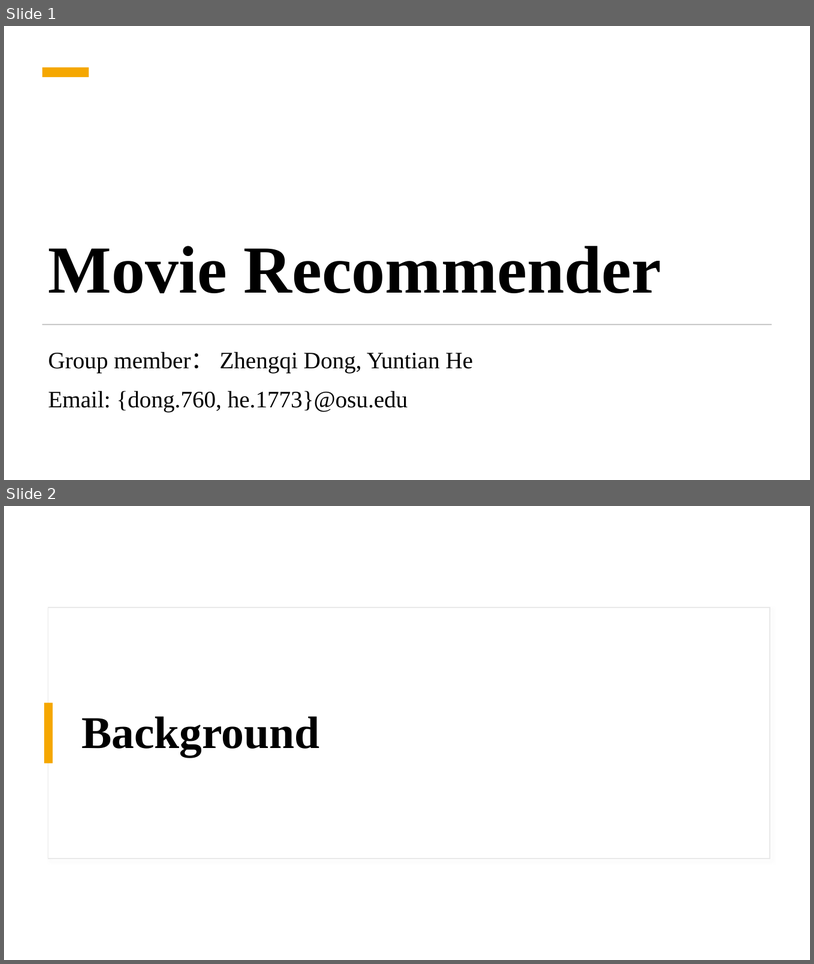
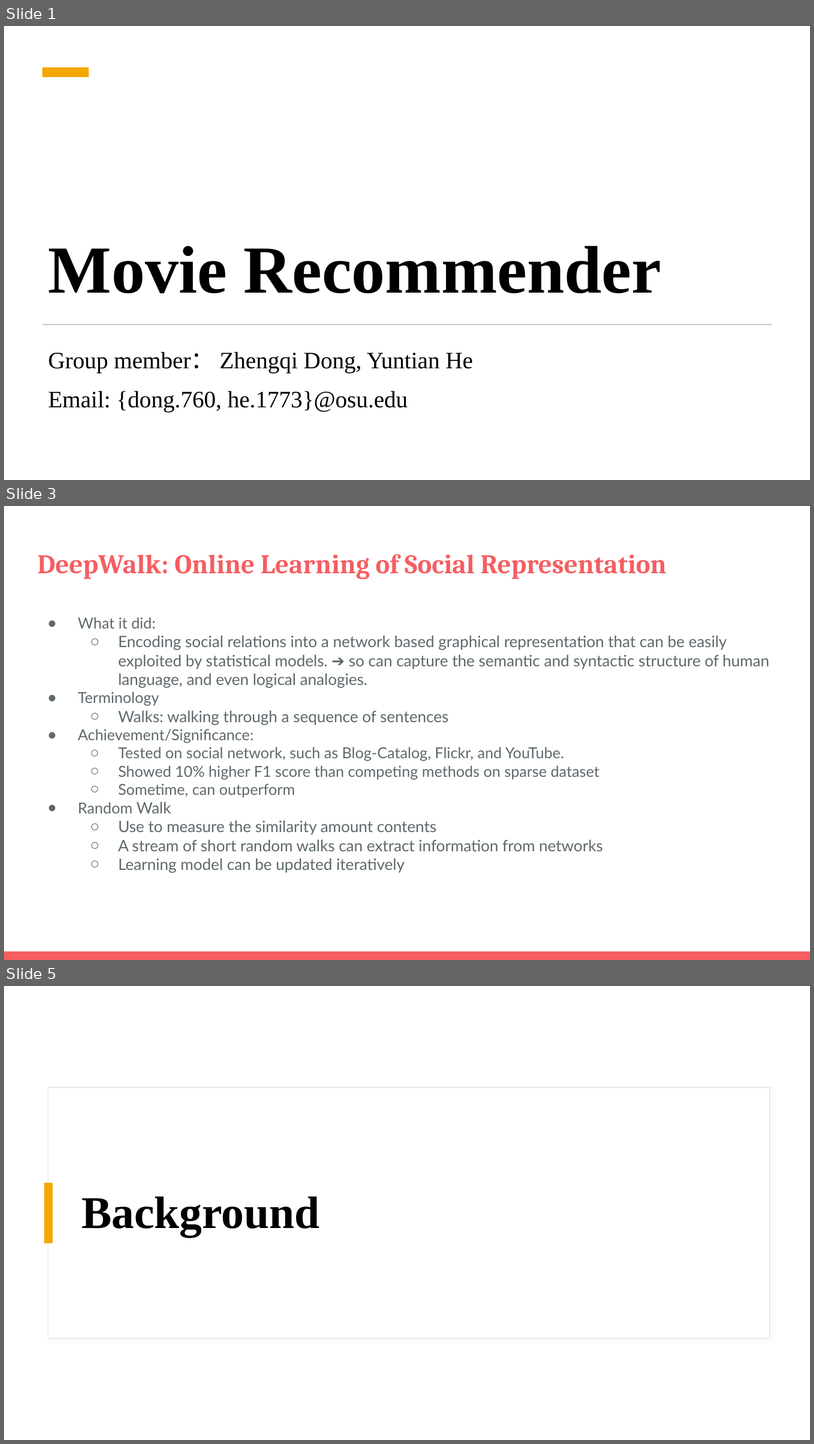
Before and after one commit to drago1234/CSE5525-Final-Project, a slide deck: presentation_v2.0.pptx. Shown one above the other, each under a label of ours: slides 1 and 2 before the commit, slides 1, 3 and 5 after it; the slides between them are not shown. The pictures are 814x964 and 814x1444 pixels, drawn with LibreOffice and Linux fonts; fonts in the diff are those of the drawing. Boxes give left, top, right and bottom in pixels: in the first picture for what was removed or moved away, otherwise in the second. Text is boxed around its words. In the diff, an @@ line names an element or a change of style, - is before the commit and + after.

```diff
--- a/presentation_v2.0.pptx
+++ b/presentation_v2.0.pptx
@@ slide 3 added at box(4, 506, 810, 960), background #FFFFFF @@
@@ title added at box(38, 554, 667, 579), 32 pt, text #F55E61, bold @@
+DeepWalk: Online Learning of Social Representation
@@ text added at box(78, 617, 770, 873), 18.7 pt, text #5E696C @@
+● What it did:
+  ○ Encoding social relations into a network based graphical representation that can be easily exploited by statistical models. ➔ so can capture the semantic and syntactic structure of human language, and even logical analogies.
+● Terminology
+  ○ Walks: walking through a sequence of sentences
+● Achievement/Significance:
+  ○ Tested on social network, such as Blog-Catalog, Flickr, and YouTube.
+  ○ Showed 10% higher F1 score than competing methods on sparse dataset
+  ○ Sometime, can outperform
+● Random Walk
+  ○ Use to measure the similarity amount contents
+  ○ A stream of short random walks can extract information from networks
+  ○ Learning model can be updated iteratively
@@ rectangle added at box(4, 951, 810, 960), fill #F55E61 @@
@@ what was slide 2 is now slide 5 @@
```
Also in this commit, not shown: 4 slides changed, 5 other slides added, 1 slide removed, 19 other files.
